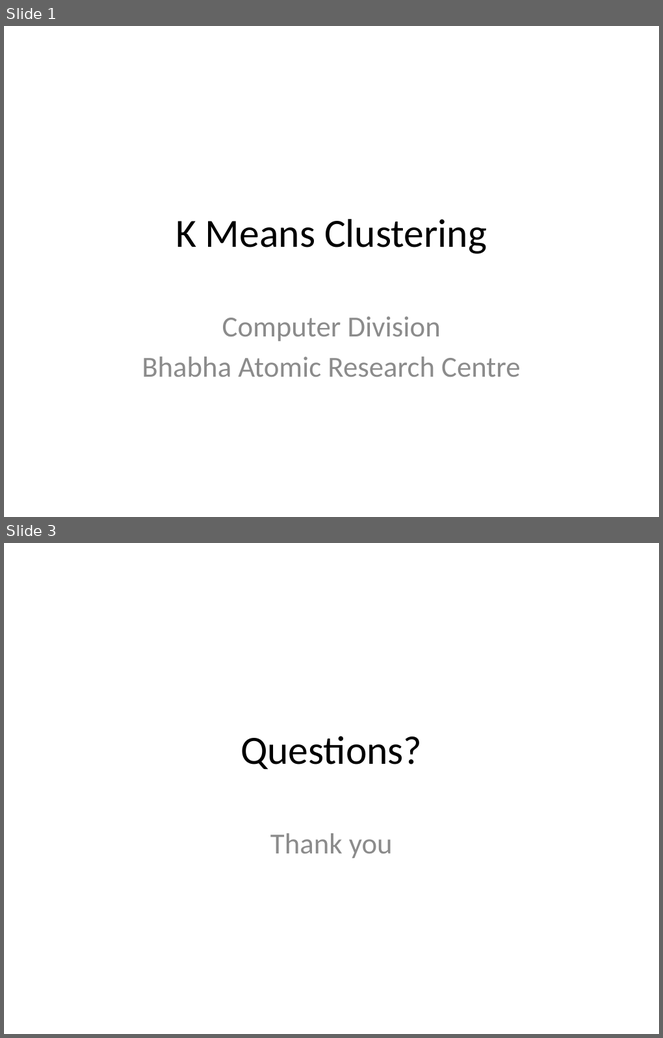
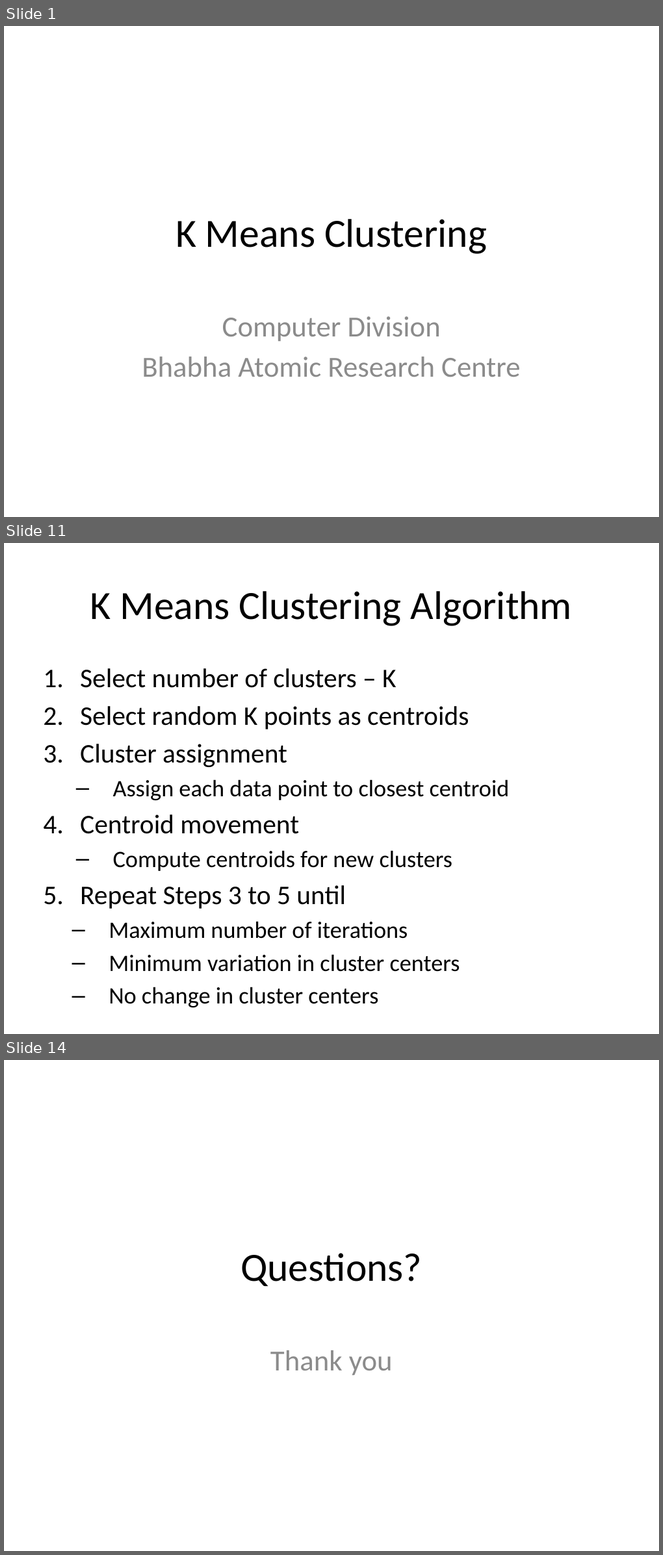
Before and after one commit to look4pritam/ArtificialIntelligence, a slide deck: MachineLearning/K-MeansClustering.pptx. Shown one above the other, each under a label of ours: slides 1 and 3 before the commit, slides 1, 11 and 14 after it; the slides between them are not shown. The pictures are 663x1038 and 663x1555 pixels, drawn with LibreOffice and Linux fonts; fonts in the diff are those of the drawing. Boxes give left, top, right and bottom in pixels: in the first picture for what was removed or moved away, otherwise in the second. Text is boxed around its words. In the diff, an @@ line names an element or a change of style, - is before the commit and + after.

Commit message:
K means clustering is added.

```diff
--- a/MachineLearning/K-MeansClustering.pptx
+++ b/MachineLearning/K-MeansClustering.pptx
@@ slide 11 added at (4,543,659,1034), background #FFFFFF @@
@@ title added at (90,591,572,626), 44 pt, text #000000 @@
+K Means Clustering Algorithm
@@ text added at (80,668,510,1008), 25.9 pt, text #000000 @@
+1. Select number of clusters – K
+2. Select random K points as centroids
+3. Cluster assignment
+  – Assign each data point to closest centroid
+4. Centroid movement
+  – Compute centroids for new clusters
+5. Repeat Steps 3 to 5 until
+  – Maximum number of iterations
+  – Minimum variation in cluster centers
+  – No change in cluster centers
@@ what was slide 3 is now slide 14 @@
```
Also in this commit, not shown: 11 other slides added, 1 slide removed.
